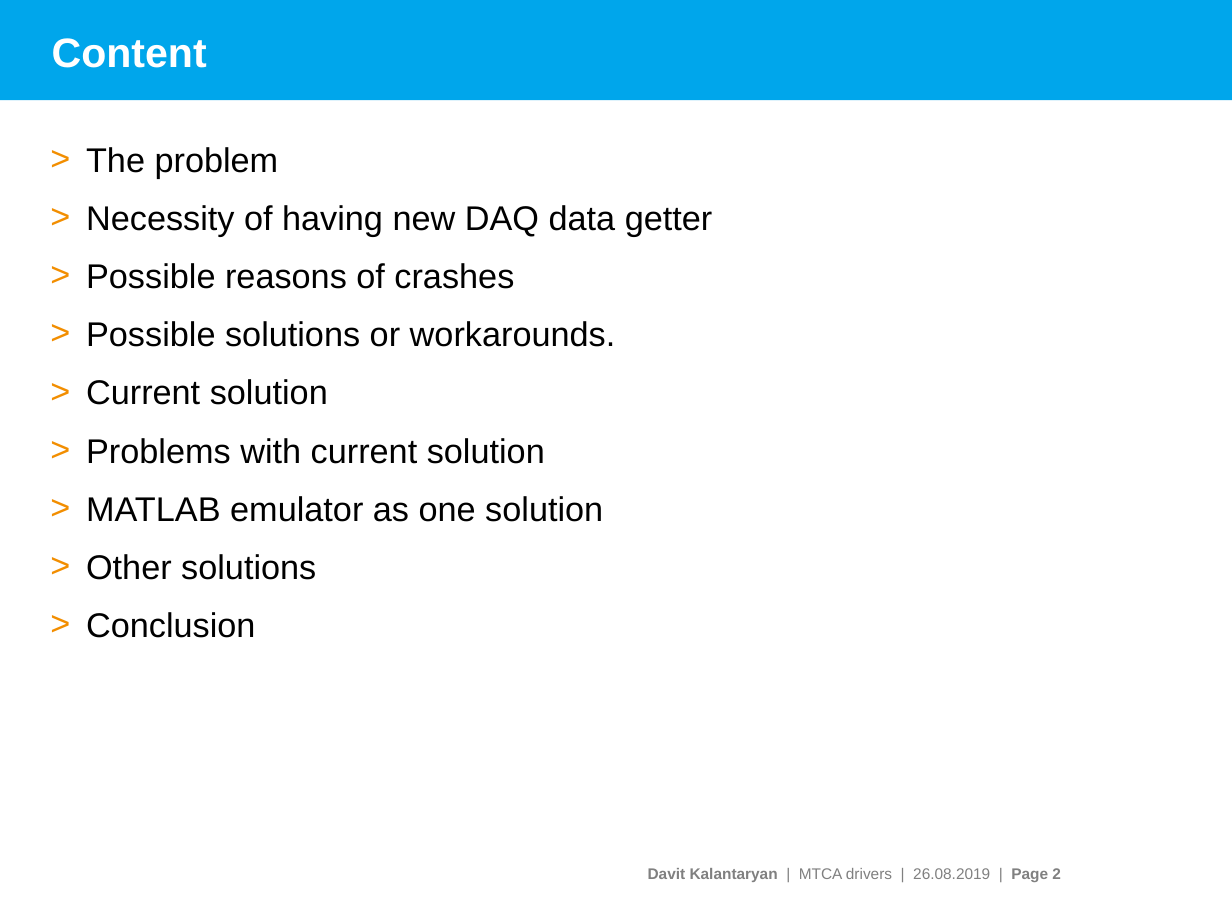
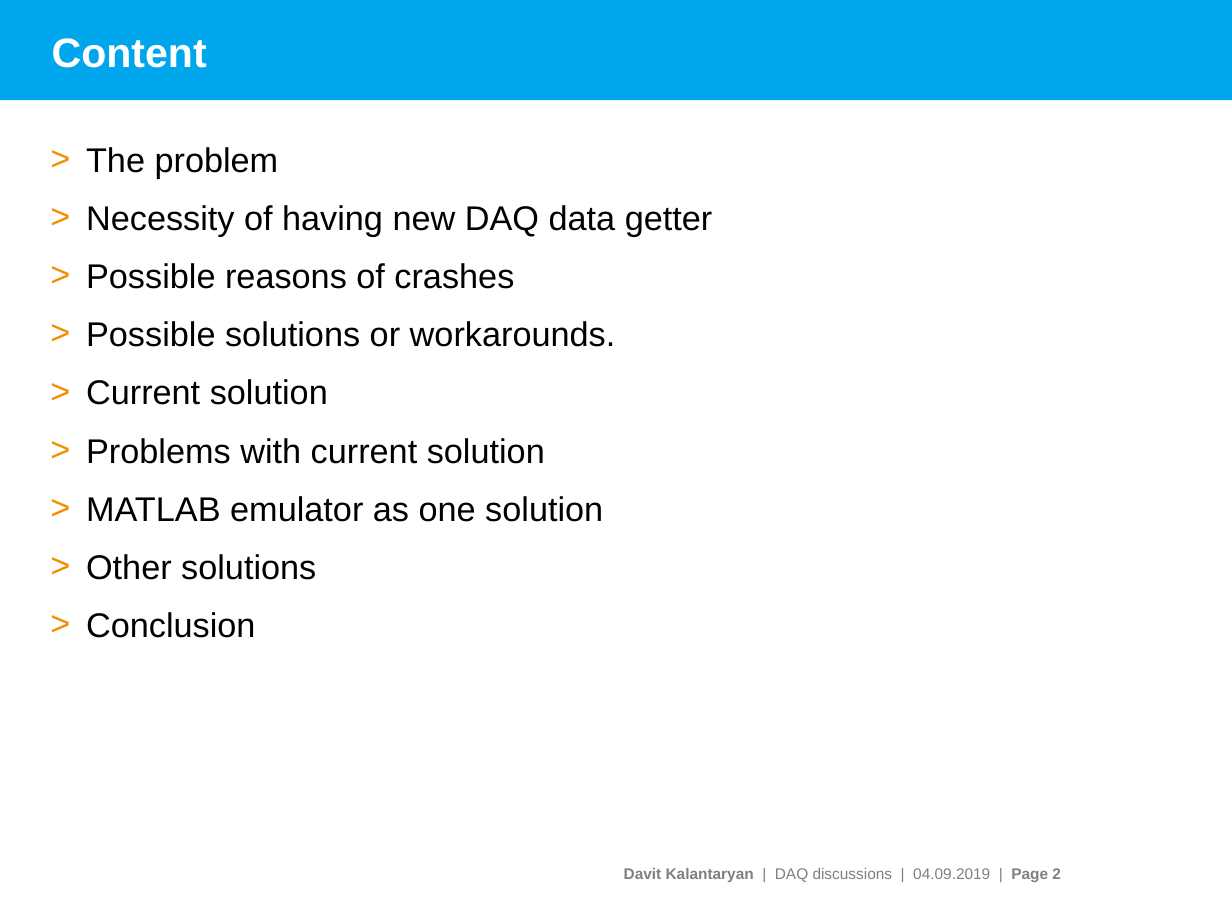
Before and after one commit to davitkalantaryan/matlabemulator, a slide deck: slide 2 of docs/doc/pitz_daq_data_geter.pptx. Drawn at 1232x924 pixels with LibreOffice and Linux fonts; fonts in the diff are those of the drawing; background and template pictures are left out. Boxes give left, top, right and bottom in pixels: in the first picture for what was removed or moved away, otherwise in the second. Text is boxed around its words. In the diff, an @@ line names an element or a change of style, - is before the commit and + after.

```diff
--- a/docs/doc/pitz_daq_data_geter.pptx
+++ b/docs/doc/pitz_daq_data_geter.pptx
@@ text at (x1=624, y1=868, x2=1061, y2=882): text changed @@
-Davit Kalantaryan | MTCA drivers | 26.08.2019 | Page 2
+Davit Kalantaryan | DAQ discussions | 04.09.2019 | Page 2
```
Also in this commit, not shown: 15 other slides changed, 7 slides added, 2 slides removed, 13 other files.
